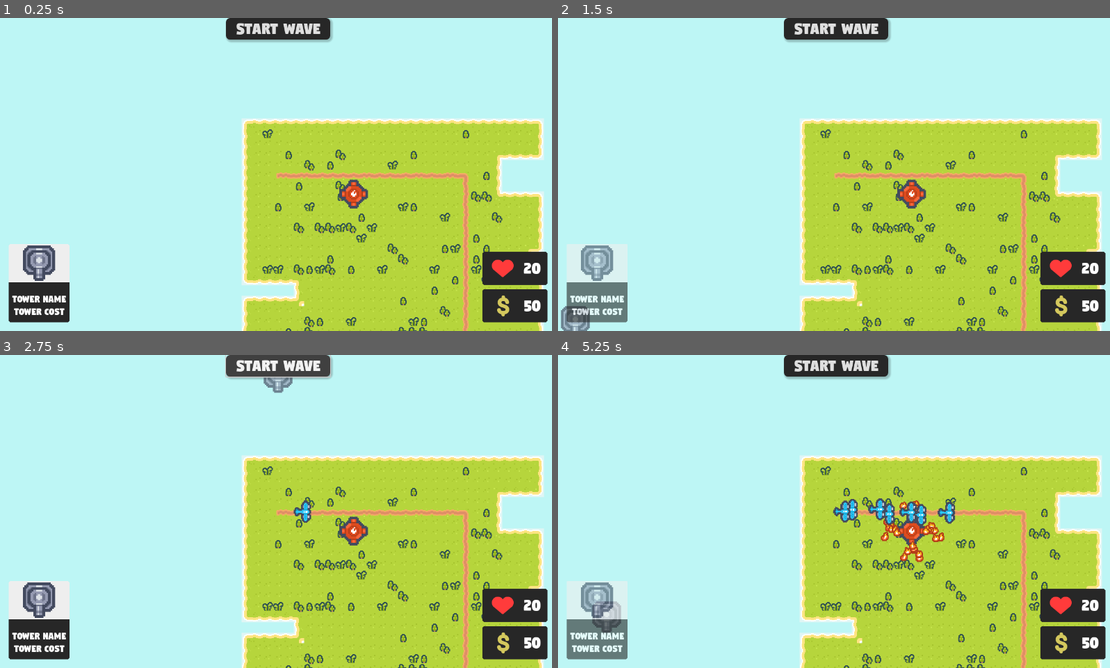
Above: before the commit, frames 1-4 (two rows, left to right).
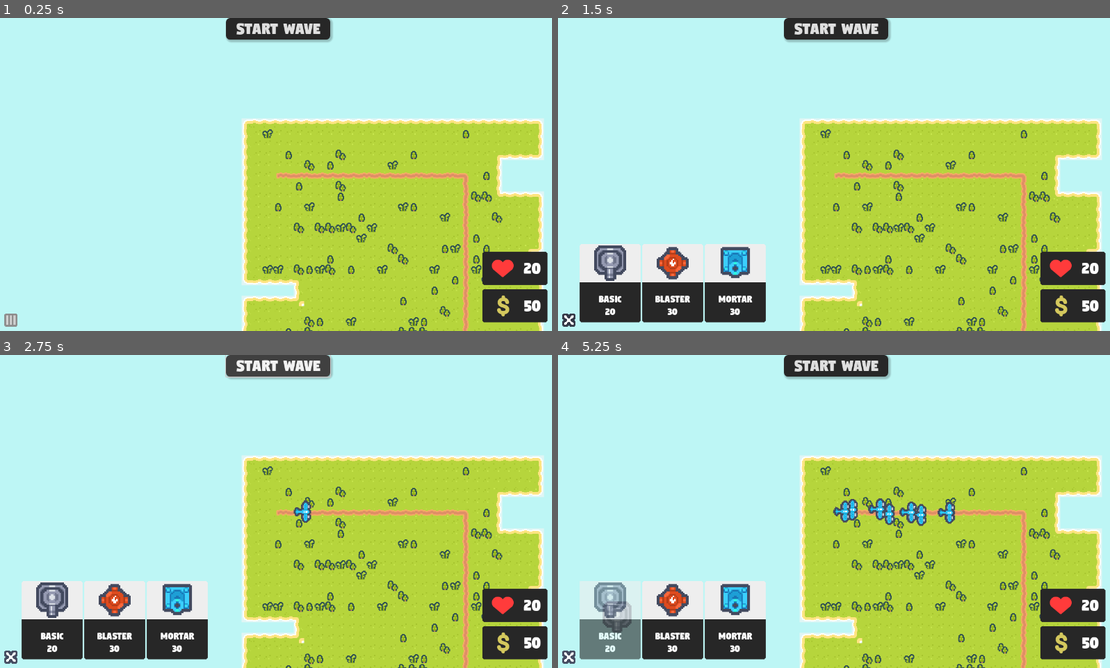
Above: after the commit, the same moments.

Repository: MohitWarrier/tower-defense
Game: Godot game, scene res://Scenes/level.tscn
The game is run twice, just before and just after one commit, with the same random seed, the same clock (stepped at 60 frames per second) and the same inputs.
Inputs (mouse positions are in pixels of both pictures, inside the frame that each line leads up to; where the layout moved, square brackets give the same spot in the first picture):
- Up to frame 1 (0.25 s): no input
- Up to frame 2 (1.5 s): click (596, 284) at 0.52 s; click (569, 321) at 1.27 s
- Up to frame 3 (2.75 s): click "Start Wave" at 2 s
- Up to frame 4 (5.25 s): click "Start Wave" at 2.75 s; click (673, 621) at 3.52 s; click (734, 621) at 4.27 s; click (607, 621) [596, 621] at 5 s

The runs differ from the first frame. In frame 1, 3.1% of the frame differs, in the area x 0-67%, y 51-99%; in frame 2, 9.1%, in the area x 0-67%, y 51-100%; in frame 3, 8.3%; in frame 4, 8.6%.

Commit message:
Added toggleable tower select menu
Added a button for toggling the tower menu selection with different textures for varying states.
Todo - right now cost check for placing tower is based on the default tower.
this needs to be fixed

Diff:
--- a/Scenes/level.tscn
+++ b/Scenes/level.tscn
@@ -1,8 +1,7 @@
-[gd_scene load_steps=11 format=4 uid="uid://c4uspnxjmswqw"]
+[gd_scene load_steps=10 format=4 uid="uid://c4uspnxjmswqw"]
 
 [ext_resource type="Script" uid="uid://coqro3jlx4q6p" path="res://Scripts/level.gd" id="1_tumq0"]
 [ext_resource type="Texture2D" uid="uid://385v1i5ways2" path="res://graphics/tilesets/grass_tile_bg.png" id="3_6phgx"]
-[ext_resource type="PackedScene" uid="uid://vykdq374wp7d" path="res://Scenes/tower_blaster.tscn" id="4_0f350"]
 [ext_resource type="Texture2D" uid="uid://ddclvt0mlpvl0" path="res://graphics/tilesets/grass_paths.png" id="4_81xng"]
 [ext_resource type="PackedScene" uid="uid://ccux85d53uxn7" path="res://Scenes/player_camera.tscn" id="5_wqkje"]
 [ext_resource type="PackedScene" uid="uid://ek7qv3mjun6v" path="res://Scenes/ui.tscn" id="6_0f350"]
@@ -515,9 +514,6 @@
 
 [node name="Towers" type="Node" parent="."]
 
-[node name="TowerBlaster" parent="Towers" instance=ExtResource("4_0f350")]
-position = Vector2(172, 132)
-
 [node name="Bullets" type="Node" parent="."]
 
 [node name="PlayerCamera" parent="." instance=ExtResource("5_wqkje")]
--- a/Scenes/ui.tscn
+++ b/Scenes/ui.tscn
@@ -1,11 +1,10 @@
-[gd_scene load_steps=11 format=3 uid="uid://ek7qv3mjun6v"]
+[gd_scene load_steps=10 format=3 uid="uid://ek7qv3mjun6v"]
 
 [ext_resource type="FontFile" uid="uid://bqm53gushpubk" path="res://graphics/ui/Digitalt.otf" id="1_2246s"]
 [ext_resource type="Script" uid="uid://pencrbw0rst6" path="res://Scripts/ui.gd" id="1_m78vo"]
 [ext_resource type="Texture2D" uid="uid://5fcgjf624a6x" path="res://graphics/ui/frame.png" id="2_q7pk6"]
 [ext_resource type="Texture2D" uid="uid://dtx2b4ht28ccs" path="res://graphics/ui/suit_hearts.png" id="3_m78vo"]
 [ext_resource type="Texture2D" uid="uid://b3k0r3etcd08f" path="res://graphics/ui/dollar.png" id="4_smcll"]
-[ext_resource type="PackedScene" uid="uid://bus4jkgtheycp" path="res://Scenes/tower_card.tscn" id="5_q7pk6"]
 
 [sub_resource type="StyleBoxFlat" id="StyleBoxFlat_wviqb"]
 bg_color = Color(0.15294118, 0.15294118, 0.15294118, 1)
@@ -137,16 +136,28 @@
 offset_bottom = -20.0
 grow_vertical = 0
 
-[node name="HBoxContainer" type="HBoxContainer" parent="TowerCards"]
+[node name="TowerCardsContainer" type="HBoxContainer" parent="TowerCards"]
 layout_mode = 1
-anchors_preset = 2
+anchors_preset = -1
 anchor_top = 1.0
 anchor_bottom = 1.0
+offset_left = 30.0
 offset_top = -180.0
 offset_right = 140.0
 grow_vertical = 0
 
-[node name="TowerCard" parent="TowerCards/HBoxContainer" instance=ExtResource("5_q7pk6")]
-layout_mode = 2
+[node name="MenuToggleButton" type="TextureButton" parent="TowerCards"]
+custom_minimum_size = Vector2(30, 30)
+layout_mode = 1
+anchors_preset = -1
+anchor_left = 0.5
+anchor_right = 0.5
+anchor_bottom = 1.0
+offset_left = 10.0
+offset_bottom = -10.0
+grow_horizontal = 2
+grow_vertical = 2
+stretch_mode = 4
 
 [connection signal="pressed" from="Control/StartWaveButton" to="." method="_on_start_wave_button_pressed"]
+[connection signal="pressed" from="TowerCards/MenuToggleButton" to="." method="_on_menu_toggle_button_pressed"]
--- a/Scripts/level.gd
+++ b/Scripts/level.gd
@@ -8,13 +8,15 @@
 		$Background/TowerPreview.visible = value
 var selected_tower: Data.Tower
 var tower_scenes = {
-	Data.Tower.BASIC: "res://Scenes/tower_basic.tscn"
+	Data.Tower.BASIC: "res://Scenes/tower_basic.tscn",
+	Data.Tower.BLAST: "res://Scenes/tower_blaster.tscn",
+	Data.Tower.MORTAR: "res://Scenes/tower_basic.tscn"
 }
 var used_cells: Array[Vector2i]
 
 func _ready() -> void:
 	RenderingServer.set_default_clear_color("bdf6f5ff")
-	$Towers/TowerBlaster.connect("bullet_shot", _on_bullet_shot)
+
 
 func _input(event: InputEvent) -> void:
 
--- a/Scripts/tower_card.gd
+++ b/Scripts/tower_card.gd
@@ -14,5 +14,11 @@
 	disabled = cost > money
 
 
+func setup(new_id: Data.Tower) -> void:
+	id = new_id
+	$VBoxContainer/Control/VBoxContainer/TowerNameLabel.text = Data.TOWER_DATA[id]['name']
+	$VBoxContainer/Control/VBoxContainer/TowerCostLabel.text = str(Data.TOWER_DATA[id]['cost'])
+	$VBoxContainer/TowerPreview/TextureRect.texture = load(Data.TOWER_DATA[id]['thumbnail'])
+
 func _on_pressed() -> void:
 	on_pressed.emit(id)
--- a/Scripts/ui.gd
+++ b/Scripts/ui.gd
@@ -3,11 +3,39 @@
 signal tower_selected(tower_type: Data.Tower)
 signal wave_started
 
+enum MenuState {CLOSED, OPEN}
+
+const MENU_BUTTON_TEXTURES = {
+	MenuState.CLOSED:
+	{
+		'normal': "res://graphics/ui/menu.png",
+		'pressed': "res://graphics/ui/menu.png",
+		'hover': "res://graphics/ui/menu_hover.png"
+	},
+	MenuState.OPEN:
+	{
+		'normal': "res://graphics/ui/close_normal.png",
+		'pressed': "res://graphics/ui/close_normal.png",
+		'hover': "res://graphics/ui/close_hover.png"
+	}
+}
+
+var current_menu_state: MenuState = MenuState.CLOSED
+var tower_card_scene: PackedScene = preload("res://Scenes/tower_card.tscn")
+
 # Called when the node enters the scene tree for the first time.
 func _ready() -> void:
-	$TowerCards/HBoxContainer/TowerCard.connect("on_pressed", tower_select)
-	$Control/StatsContainer/HealthContainer/HBoxContainer/Label.text = str(Data.health)
-	$Control/StatsContainer/MoneyContainer/HBoxContainer/Label.text = str(Data.money)
+	update_stats(Data.money, Data.health)
+	change_button_texture(current_menu_state)
+	$TowerCards/TowerCardsContainer.visible = current_menu_state == MenuState.OPEN
+
+	for tower_enum in Data.Tower.values():
+		var tower_card = tower_card_scene.instantiate()
+		tower_card.setup(tower_enum)
+		$TowerCards/TowerCardsContainer.add_child(tower_card)
+		tower_card.connect('on_pressed', tower_select)
+
+
 func tower_select(tower_type: Data.Tower) -> void:
 	tower_selected.emit(tower_type)
 
@@ -16,5 +44,22 @@
 	$Control/StatsContainer/MoneyContainer/HBoxContainer/Label.text = str(money)
 	$Control/StatsContainer/HealthContainer/HBoxContainer/Label.text = str(health)
 
+
 func _on_start_wave_button_pressed() -> void:
 	wave_started.emit()
+
+
+func change_button_texture(state: MenuState) -> void:
+	$TowerCards/MenuToggleButton.texture_normal = load(MENU_BUTTON_TEXTURES[state]['normal'])
+	$TowerCards/MenuToggleButton.texture_hover = load(MENU_BUTTON_TEXTURES[state]['hover'])
+	$TowerCards/MenuToggleButton.texture_pressed = load(MENU_BUTTON_TEXTURES[state]['pressed'])
+
+
+func _on_menu_toggle_button_pressed() -> void:
+	if current_menu_state == MenuState.OPEN:
+		current_menu_state = MenuState.CLOSED
+	else:
+		current_menu_state = MenuState.OPEN
+
+	change_button_texture(current_menu_state)
+	$TowerCards/TowerCardsContainer.visible = current_menu_state == MenuState.OPEN
